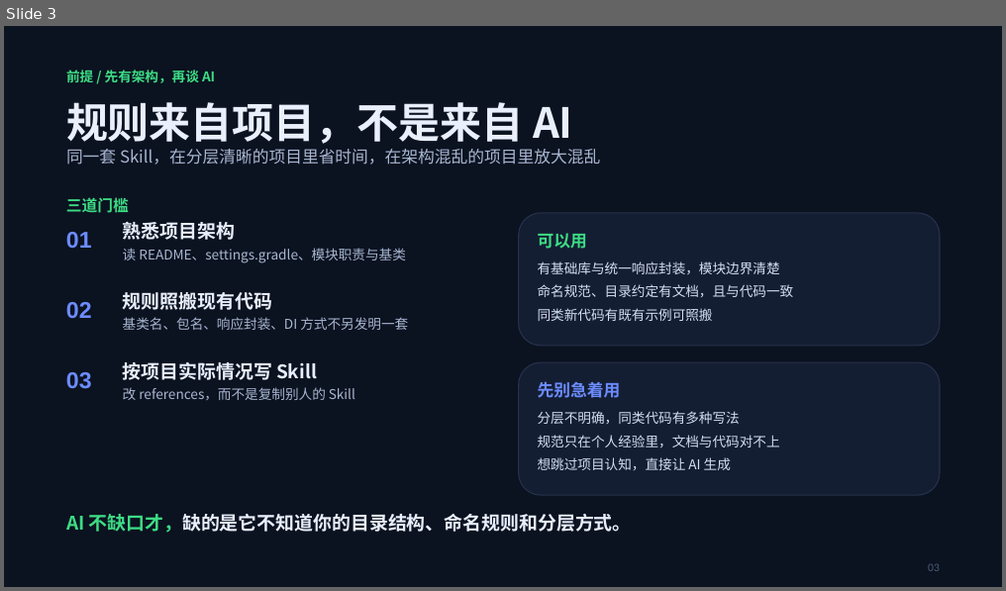
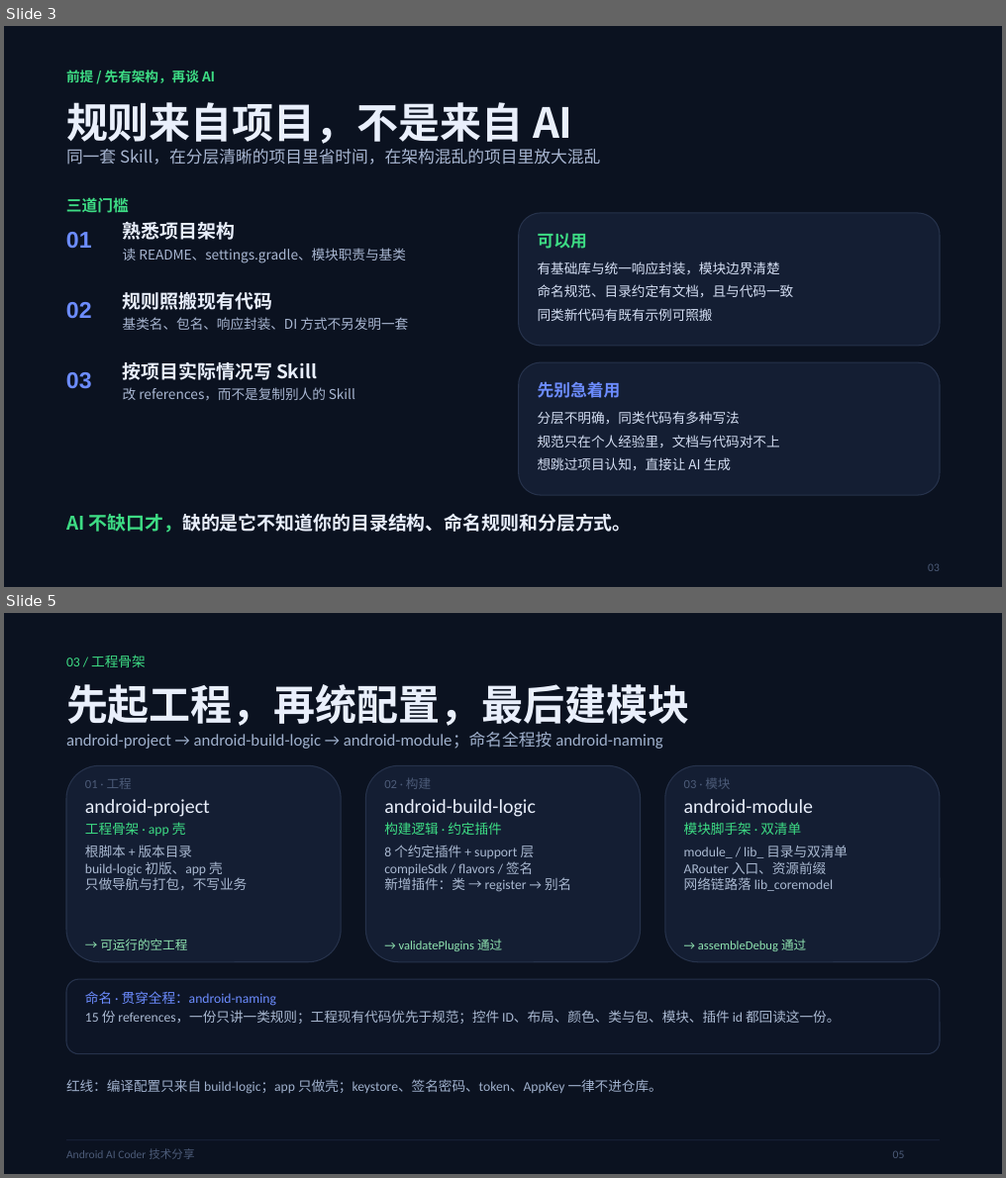
Before and after one commit to Victor2018/AppBase, a slide deck: docs/AICoder/Android-AI-Coder-技术分享.pptx. Shown one above the other, each under a label of ours: slide 3 before the commit, slides 3 and 5 after it; the slides between them are not shown. The pictures are 1006x591 and 1006x1178 pixels, drawn with LibreOffice and Linux fonts; fonts in the diff are those of the drawing. Boxes give left, top, right and bottom in pixels: in the first picture for what was removed or moved away, otherwise in the second. Text is boxed around its words. In the diff, an @@ line names an element or a change of style, - is before the commit and + after.

Commit message:
add project and module skill

```diff
--- a/docs/AICoder/Android-AI-Coder-技术分享.pptx
+++ b/docs/AICoder/Android-AI-Coder-技术分享.pptx
@@ slide 5 added at <box>4,613,1002,1174</box>, background #0B1220 @@
@@ text added at <box>66,655,145,667</box>, 13 pt, text #3DDC84 @@
+03 / 工程骨架
@@ text added at <box>66,684,689,726</box>, 40 pt, text #E9EFFB, bold @@
+先起工程，再统配置，最后建模块
@@ text added at <box>66,733,662,749</box>, 16 pt, text #9FB0CC @@
+android-project → android-build-logic → android-module；命名全程按 android-naming
@@ rounded rectangle added at <box>66,765,341,961</box>, fill #141E33, outline #26324B 1 pt @@
@@ text added at <box>85,778,132,789</box>, 12 pt, text #4C5B78 @@
+01 · 工程
@@ rounded rectangle added at <box>365,765,641,961</box>, fill #141E33, outline #26324B 1 pt @@
@@ text added at <box>384,778,431,789</box>, 12 pt, text #4C5B78 @@
+02 · 构建
@@ rounded rectangle added at <box>665,765,940,961</box>, fill #141E33, outline #26324B 1 pt @@
@@ text added at <box>684,778,730,789</box>, 12 pt, text #4C5B78 @@
+03 · 模块
@@ text added at <box>85,799,210,817</box>, 19 pt, text #E9EFFB @@
+android-project
@@ text added at <box>384,799,536,817</box>, 19 pt, text #E9EFFB @@
+android-build-logic
@@ text added at <box>684,799,813,813</box>, 19 pt, text #E9EFFB @@
+android-module
@@ text added at <box>85,822,186,836</box>, 13 pt, text #3DDC84 @@
+工程骨架 · app 壳
@@ text added at <box>85,845,247,890</box>, 13 pt, text #A9B8D0 @@
+根脚本 + 版本目录
+build-logic 初版、app 壳
+只做导航与打包，不写业务
@@ text added at <box>384,822,501,835</box>, 13 pt, text #3DDC84 @@
+构建逻辑 · 约定插件
@@ text added at <box>384,845,571,892</box>, 13 pt, text #A9B8D0 @@
+8 个约定插件 + support 层
+compileSdk / flavors / 签名
+新增插件：类 → register → 别名
@@ text added at <box>684,822,801,835</box>, 13 pt, text #3DDC84 @@
+模块脚手架 · 双清单
@@ text added at <box>684,845,847,891</box>, 13 pt, text #A9B8D0 @@
+module_ / lib_ 目录与双清单
+ARouter 入口、资源前缀
+网络链路落 lib_coremodel
@@ text added at <box>100,939,187,951</box>, 12 pt, text #8FE3B0 @@
+→ 可运行的空工程
@@ text added at <box>399,939,502,952</box>, 12 pt, text #8FE3B0 @@
+→ validatePlugins 通过
@@ text added at <box>698,939,806,952</box>, 12 pt, text #8FE3B0 @@
+→ assembleDebug 通过
@@ rounded rectangle added at <box>66,980,940,1055</box>, fill #0D1526, outline #26324B 1 pt @@
@@ text added at <box>85,991,276,1006</box>, 13 pt, text #6C8CFF @@
+命名 · 贯穿全程：android-naming
@@ text added at <box>85,1010,840,1024</box>, 13 pt, text #A9B8D0 @@
+15 份 references，一份只讲一类规则；工程现有代码优先于规范；控件 ID、布局、颜色、类与包、模块、插件 id 都回读这一份。
@@ text added at <box>66,1079,662,1094</box>, 13 pt, text #9FB0CC @@
+红线：编译配置只来自 build-logic；app 只做壳；keystore、签名密码、token、AppKey 一律不进仓库。
@@ rectangle added at <box>66,1140,940,1141</box>, fill #1C2740 @@
@@ text added at <box>66,1149,194,1159</box>, 11 pt, text #4C5B78 @@
+Android AI Coder 技术分享
@@ text added at <box>893,1152,905,1158</box>, 11 pt, text #4C5B78 @@
+05
```
Also in this commit, not shown: 11 slides changed, 41 other files.
